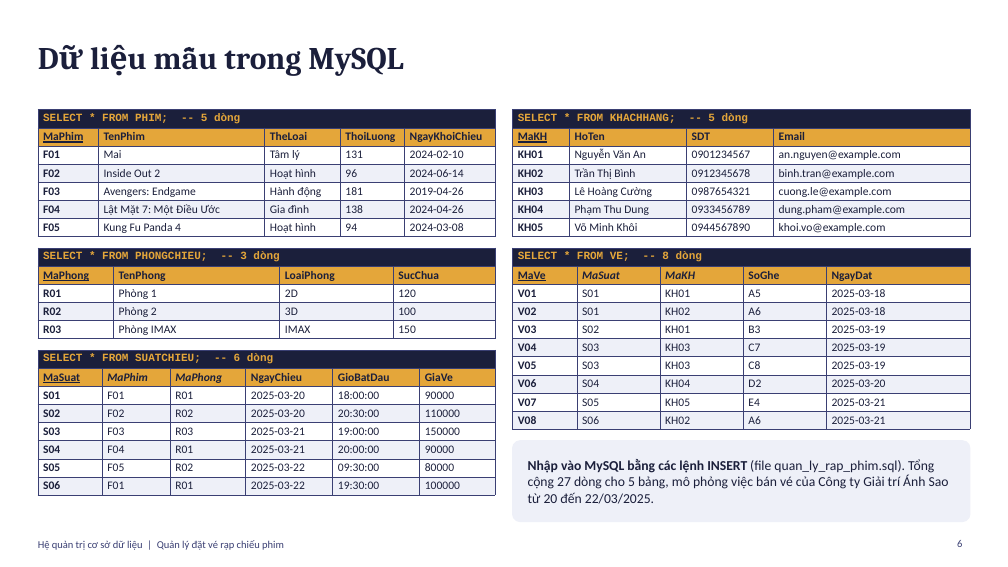
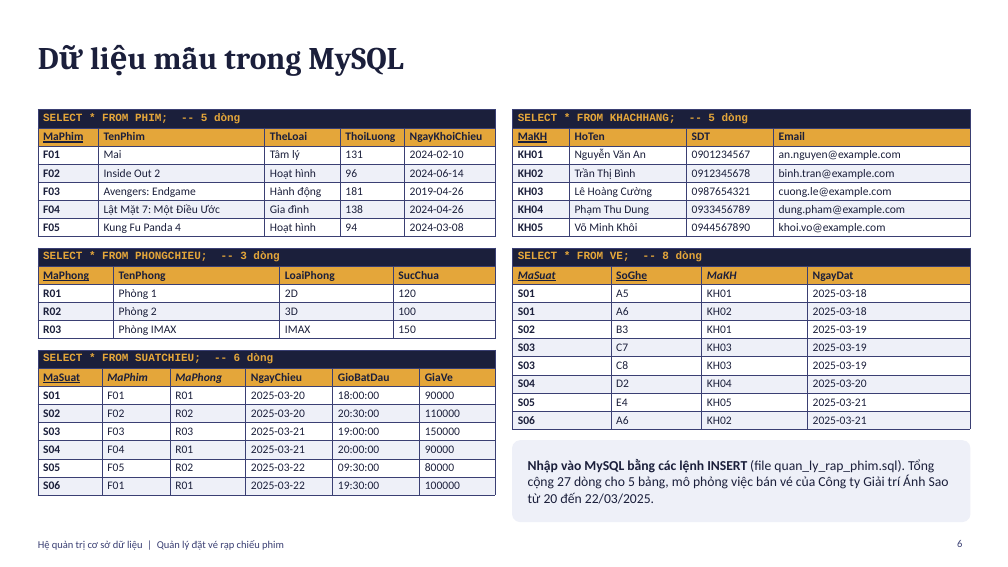
Before and after one commit to PhucHoang3010/Vietnamese-News-Classification, a slide deck: slide 6 of hqtcsdl-giuaky/quan_ly_rap_phim.pptx. Drawn at 1008x567 pixels with LibreOffice and Linux fonts; fonts in the diff are those of the drawing. Boxes give left, top, right and bottom in pixels: in the first picture for what was removed or moved away, otherwise in the second. Text is boxed around its words. In the diff, an @@ line names an element or a change of style, - is before the commit and + after.

```diff
--- a/hqtcsdl-giuaky/quan_ly_rap_phim.pptx
+++ b/hqtcsdl-giuaky/quan_ly_rap_phim.pptx
@@ table at box(513, 248, 970, 428) @@
-column 1: SELECT * FROM VE; -- 8 dòng | MaVe | V01 | V02 | V03 | V04 | V05 | V06 | V07 | V08
+column 1: SELECT * FROM VE; -- 8 dòng | MaSuat | S01 | S01 | S02 | S03 | S03 | S04 | S05 | S06
-column 2:  | MaSuat | S01 | S01 | S02 | S03 | S03 | S04 | S05 | S06
+column 2:  | SoGhe | A5 | A6 | B3 | C7 | C8 | D2 | E4 | A6
-column 4:  | SoGhe | A5 | A6 | B3 | C7 | C8 | D2 | E4 | A6
```
Also in this commit, not shown: 4 other slides changed, 3 other files.
